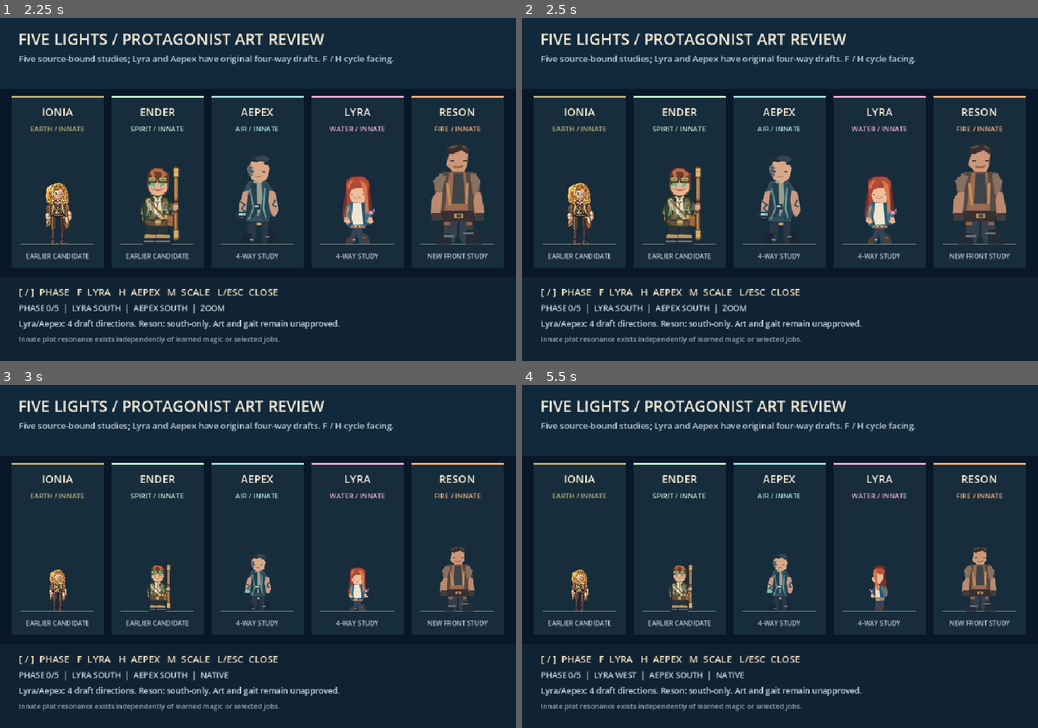
Above: before the commit, frames 1-4 (two rows, left to right).
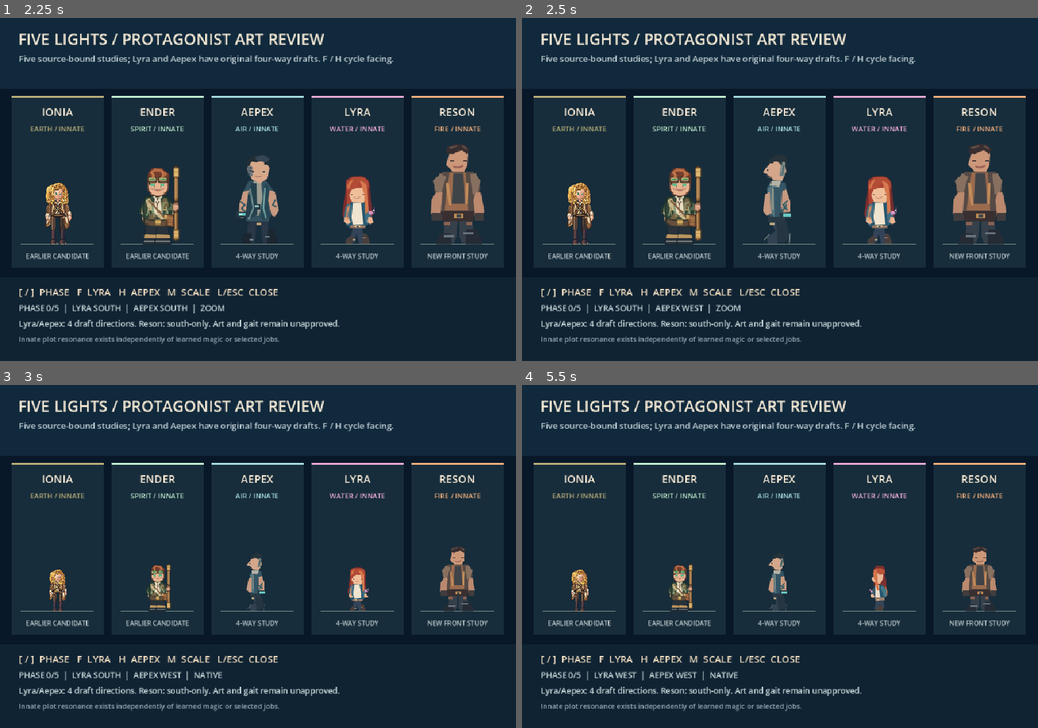
Above: after the commit, the same moments.

Repository: ndrorchestration/ToSailaStarrySky-jrpg
Game: Godot game, scene res://scenes/first_wake.tscn
The game is run twice, just before and just after one commit, with the same random seed, the same clock (stepped at 60 frames per second) and the same inputs.
Inputs:
- Up to frame 1 (2.25 s): tap Enter at 0.5 s; hold Right (ui_right) 0.53-1.28 s; tap H at 0.6, 1.35 s; hold Down (ui_down) 1.28-2.03 s; tap Space at 2 s; hold Right (ui_right) from 2.03 s (still down); tap L at 2.1 s
- Up to frame 2 (2.5 s): keep holding Right (ui_right); tap H at 2.3 s
- Up to frame 3 (3 s): tap Enter at 2.75 s; release Right (ui_right) at 2.78 s; hold Up (ui_up) from 2.78 s (still down); tap M at 2.85 s
- Up to frame 4 (5.5 s): tap H every 0.75 s from 3.05 to 5.3 s; tap Space at 3.5, 5 s; release Up (ui_up) at 3.53 s; hold Left (ui_left) 3.53-5.03 s; tap F at 3.6 s; tap Enter at 4.25 s; tap E at 4.35 s; hold Down (ui_down) from 5.03 s (still down); tap R at 5.1 s

Frame 1 is identical in both runs. In frame 2, 1.1% of the frame differs, in the area x 30-54%, y 40-87%; in frame 3, 0.5%; in frame 4, 0.6%.

Commit message:
feat(godot): review-only H key cycles Aepex independently of Lyra

Diff:
--- a/godot/scripts/first_wake.gd
+++ b/godot/scripts/first_wake.gd
@@ -121,6 +121,8 @@
             character_lineup_review.set_magnified(not character_lineup_review.magnified)
         elif event.keycode == KEY_F:
             character_lineup_review.cycle_lyra_direction()
+        elif event.keycode == KEY_H:
+            character_lineup_review.cycle_aepex_direction()
         return
     if event.keycode == KEY_E and ender.global_position.distance_to(ionia.global_position) <= 110.0:
         dialogue_open = not dialogue_open
